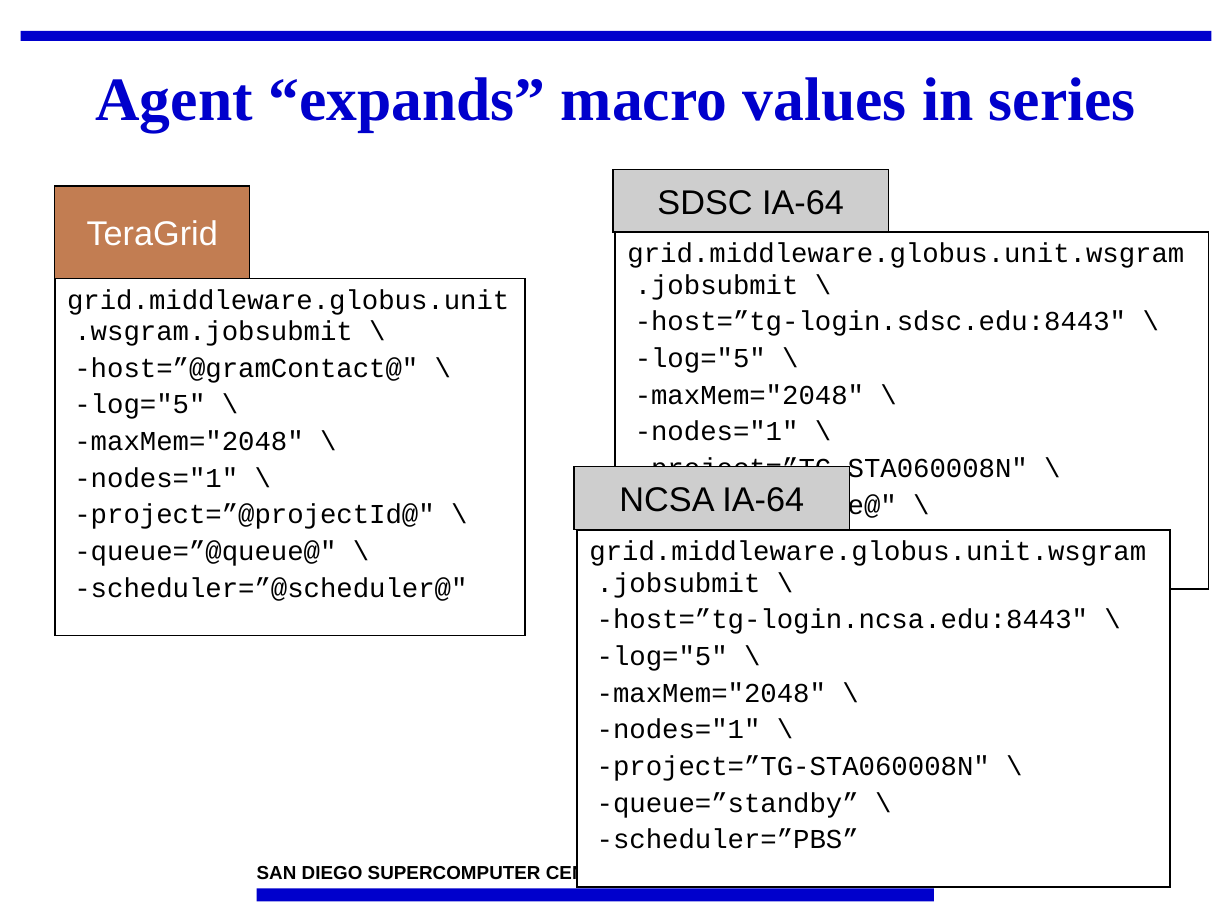
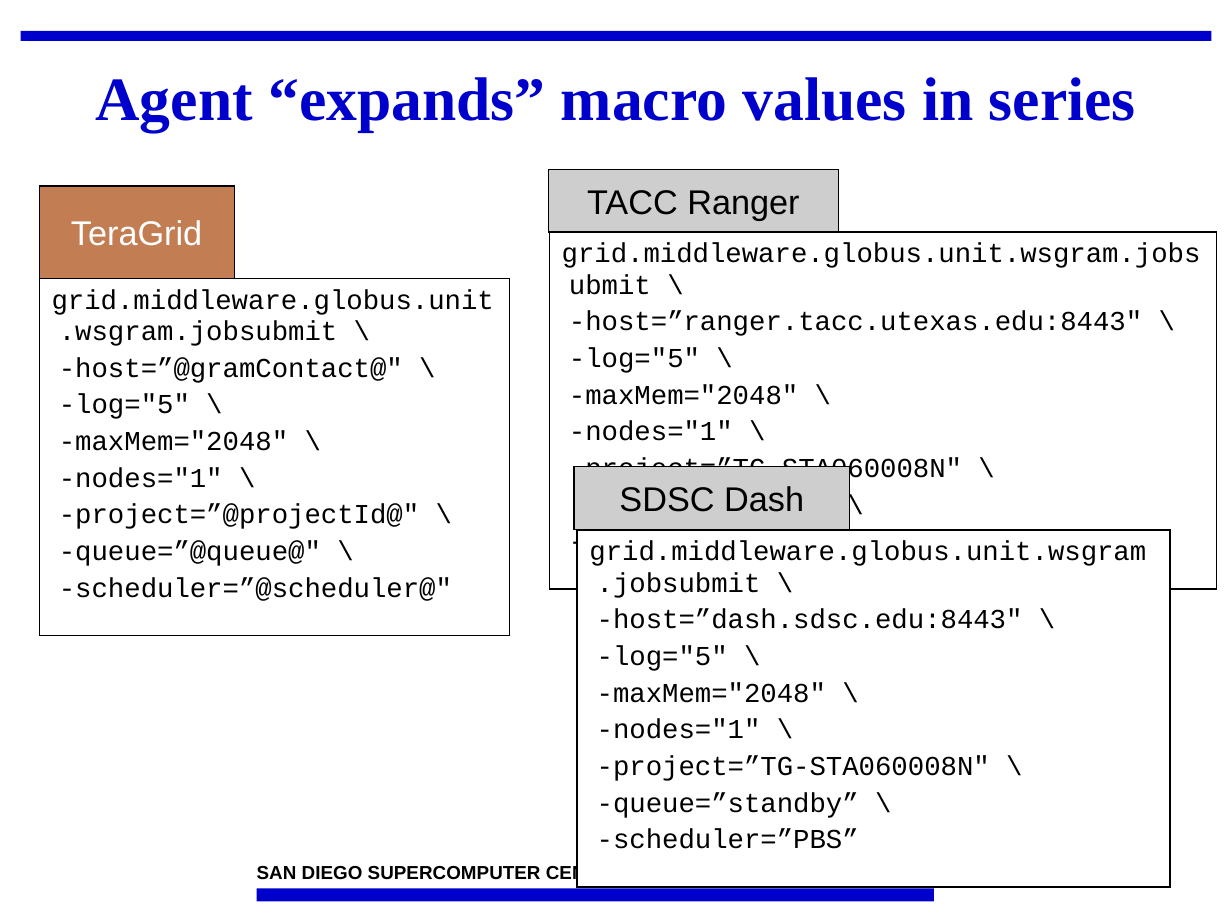
Before and after one commit to IncaProject/inca-xsede, a slide deck: slide 15 of talks/2010/2010workshop/control.pptx. Drawn at 1232x924 pixels with LibreOffice and Linux fonts; fonts in the diff are those of the drawing; background and template pictures are left out. Boxes give left, top, right and bottom in pixels: in the first picture for what was removed or moved away, otherwise in the second. Text is boxed around its words. In the diff, an @@ line names an element or a change of style, - is before the commit and + after.

```diff
--- a/talks/2010/2010workshop/control.pptx
+++ b/talks/2010/2010workshop/control.pptx
@@ rectangle "TACC Ranger": place and size @@
-rectangle "TACC Ranger" at [614, 170, 890, 233]
+rectangle "TACC Ranger" at [548, 170, 839, 233]
@@ rectangle "TeraGrid": place and size @@
-rectangle "TeraGrid" at [54, 186, 249, 278]
+rectangle "TeraGrid" at [39, 186, 234, 278]
@@ text in rectangle at [587, 190, 799, 220]: text changed @@
-SDSC IA-64
+TACC Ranger
@@ rectangle "grid.middleware.globus.unit.wsgram.jobsubmit \": place and size @@
-rectangle "grid.middleware.globus.unit.wsgram.jobsubmit \" at [615, 232, 1207, 589]
+rectangle "grid.middleware.globus.unit.wsgram.jobsubmit \" at [549, 232, 1216, 589]
@@ rectangle "grid.middleware.globus.unit.wsgram.jobsubmit \": place and size @@
-rectangle "grid.middleware.globus.unit.wsgram.jobsubmit \" at [55, 278, 526, 636]
+rectangle "grid.middleware.globus.unit.wsgram.jobsubmit \" at [39, 278, 510, 636]
@@ text in rectangle at [569, 311, 1142, 336]: text changed @@
--host=”tg-login.sdsc.edu:8443" \
+-host=”ranger.tacc.utexas.edu:8443" \
@@ text in rectangle at [619, 486, 804, 512]: text changed @@
-NCSA IA-64
+SDSC Dash
@@ text in rectangle at [597, 609, 1023, 629]: text changed @@
--host=”tg-login.ncsa.edu:8443" \
+-host=”dash.sdsc.edu:8443" \
```
Also in this commit, not shown: 9 other slides changed.
